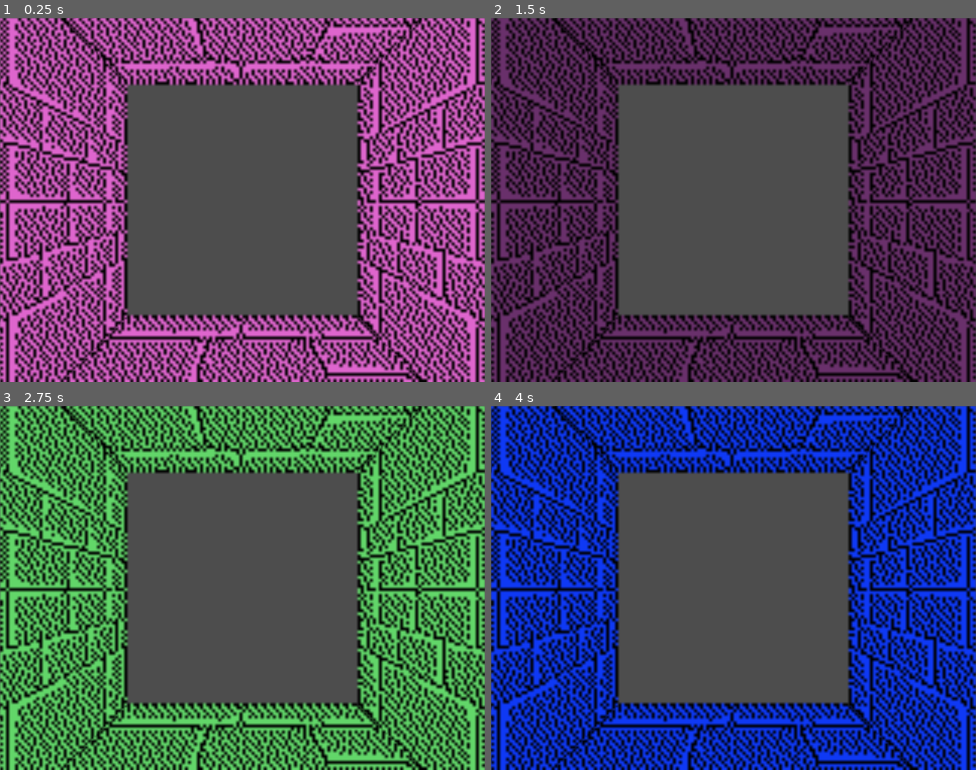
Above: before the commit, frames 1-4 (two rows, left to right).
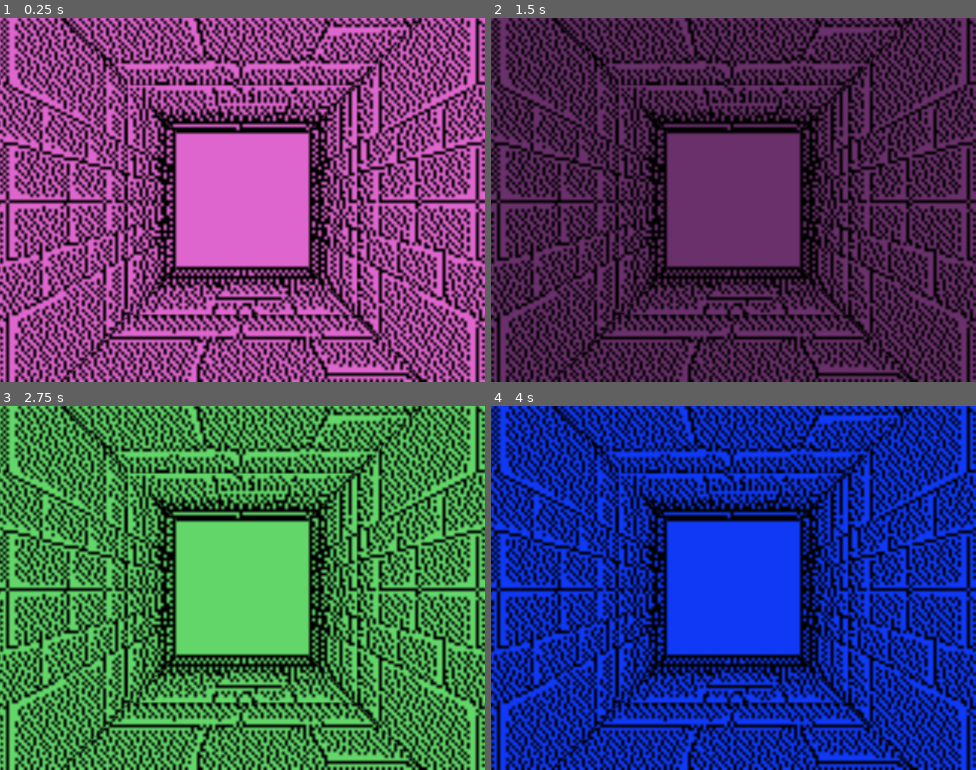
Above: after the commit, the same moments.

Repository: desecaw13/dungeon-crawler
Game: Godot game, scene res://main.tscn
Two runs of this game, one before a commit and one after it. Both use one fixed random seed, a clock stepped at 60 frames per second and the inputs below.
Inputs:
- Up to frame 1 (0.25 s): no input
- Up to frame 2 (1.5 s): tap Enter at 0.5 s; hold Right (Right) 0.53-1.28 s; tap Space at 1.25 s; hold Down (Back) from 1.28 s (still down)
- Up to frame 3 (2.75 s): tap Enter at 2 s; release Down (Back) at 2.03 s; hold Right (Right) from 2.03 s (still down)
- Up to frame 4 (4 s): tap Space at 2.75 s; release Right (Right) at 2.78 s; hold Up (Forwards) 2.78-3.53 s; tap Enter at 3.5 s; hold Left (Left) from 3.53 s (still down)

The runs differ from the first frame. In frame 1, 31% of the frame differs, in the area x 0-100%, y 0-100%; in frame 2, 30%; in frame 3, 31%; in frame 4, 31%.

Commit message:
add new texture and made special rooms

Diff:
--- /dev/null
+++ b/atlases/ceilings/ceiling_4.tres
@@ -0,0 +1,7 @@
+[gd_resource type="AtlasTexture" load_steps=2 format=3 uid="uid://df4yjs4t6lski"]
+
+[ext_resource type="Texture2D" uid="uid://dpnbl2rm7t7xq" path="res://images/dithered_ceiling.png" id="1_lr6mw"]
+
+[resource]
+atlas = ExtResource("1_lr6mw")
+region = Rect2(0, 120, 160, 120)
--- a/atlases/ceilings/ceiling_5.tres
+++ b/atlases/ceilings/ceiling_5.tres
@@ -1,7 +1,7 @@
-[gd_resource type="AtlasTexture" load_steps=2 format=3 uid="uid://df4yjs4t6lski"]
+[gd_resource type="AtlasTexture" load_steps=2 format=3 uid="uid://cwsh8165vquo2"]
 
-[ext_resource type="Texture2D" uid="uid://dpnbl2rm7t7xq" path="res://images/dithered_ceiling.png" id="1_lr6mw"]
+[ext_resource type="Texture2D" uid="uid://dpnbl2rm7t7xq" path="res://images/dithered_ceiling.png" id="1_jgggd"]
 
 [resource]
-atlas = ExtResource("1_lr6mw")
-region = Rect2(0, 120, 160, 120)
+atlas = ExtResource("1_jgggd")
+region = Rect2(160, 120, 160, 120)
--- a/atlases/ceilings/ceiling_6.tres
+++ b/atlases/ceilings/ceiling_6.tres
@@ -1,7 +1,7 @@
-[gd_resource type="AtlasTexture" load_steps=2 format=3 uid="uid://cwsh8165vquo2"]
+[gd_resource type="AtlasTexture" load_steps=2 format=3 uid="uid://dnths4eqauo1r"]
 
-[ext_resource type="Texture2D" uid="uid://dpnbl2rm7t7xq" path="res://images/dithered_ceiling.png" id="1_jgggd"]
+[ext_resource type="Texture2D" uid="uid://dpnbl2rm7t7xq" path="res://images/dithered_ceiling.png" id="1_iv3cg"]
 
 [resource]
-atlas = ExtResource("1_jgggd")
-region = Rect2(160, 120, 160, 120)
+atlas = ExtResource("1_iv3cg")
+region = Rect2(320, 120, 160, 120)
--- a/atlases/ceilings/ceiling_7.tres
+++ b/atlases/ceilings/ceiling_7.tres
@@ -1,7 +1,7 @@
-[gd_resource type="AtlasTexture" load_steps=2 format=3 uid="uid://dnths4eqauo1r"]
+[gd_resource type="AtlasTexture" load_steps=2 format=3 uid="uid://dwd5t54bbye0o"]
 
-[ext_resource type="Texture2D" uid="uid://dpnbl2rm7t7xq" path="res://images/dithered_ceiling.png" id="1_iv3cg"]
+[ext_resource type="Texture2D" uid="uid://dpnbl2rm7t7xq" path="res://images/dithered_ceiling.png" id="1_74a7q"]
 
 [resource]
-atlas = ExtResource("1_iv3cg")
-region = Rect2(320, 120, 160, 120)
+atlas = ExtResource("1_74a7q")
+region = Rect2(480, 120, 160, 120)
--- a/atlases/ceilings/ceiling_8.tres
+++ /dev/null
@@ -1,7 +0,0 @@
-[gd_resource type="AtlasTexture" load_steps=2 format=3 uid="uid://dwd5t54bbye0o"]
-
-[ext_resource type="Texture2D" uid="uid://dpnbl2rm7t7xq" path="res://images/dithered_ceiling.png" id="1_74a7q"]
-
-[resource]
-atlas = ExtResource("1_74a7q")
-region = Rect2(480, 120, 160, 120)
--- /dev/null
+++ b/atlases/chest_0.tres
@@ -0,0 +1,7 @@
+[gd_resource type="AtlasTexture" load_steps=2 format=3 uid="uid://drh6ta7ld0whw"]
+
+[ext_resource type="Texture2D" uid="uid://b0ho6i75bmhjm" path="res://images/monochrome_chest.png" id="1_bj3jd"]
+
+[resource]
+atlas = ExtResource("1_bj3jd")
+region = Rect2(160, 120, 160, 120)
--- /dev/null
+++ b/atlases/locked_0.tres
@@ -0,0 +1,3 @@
+[gd_resource type="AtlasTexture" format=3 uid="uid://uk0rqb3adtnm"]
+
+[resource]
--- /dev/null
+++ b/atlases/walls/wall_4.tres
@@ -0,0 +1,7 @@
+[gd_resource type="AtlasTexture" load_steps=2 format=3 uid="uid://c53fpvttj7q8l"]
+
+[ext_resource type="Texture2D" uid="uid://cdq57bu2pse3o" path="res://images/dithered_wall.png" id="1_cn3uo"]
+
+[resource]
+atlas = ExtResource("1_cn3uo")
+region = Rect2(0, 120, 160, 120)
--- a/atlases/walls/wall_5.tres
+++ b/atlases/walls/wall_5.tres
@@ -1,7 +1,7 @@
-[gd_resource type="AtlasTexture" load_steps=2 format=3 uid="uid://c53fpvttj7q8l"]
+[gd_resource type="AtlasTexture" load_steps=2 format=3 uid="uid://bgxg7dxkdgwcm"]
 
-[ext_resource type="Texture2D" uid="uid://cdq57bu2pse3o" path="res://images/dithered_wall.png" id="1_cn3uo"]
+[ext_resource type="Texture2D" uid="uid://cdq57bu2pse3o" path="res://images/dithered_wall.png" id="1_qil7u"]
 
 [resource]
-atlas = ExtResource("1_cn3uo")
-region = Rect2(0, 120, 160, 120)
+atlas = ExtResource("1_qil7u")
+region = Rect2(160, 120, 160, 120)
--- a/atlases/walls/wall_6.tres
+++ b/atlases/walls/wall_6.tres
@@ -1,7 +1,7 @@
-[gd_resource type="AtlasTexture" load_steps=2 format=3 uid="uid://bgxg7dxkdgwcm"]
+[gd_resource type="AtlasTexture" load_steps=2 format=3 uid="uid://di665w8y0t0rx"]
 
-[ext_resource type="Texture2D" uid="uid://cdq57bu2pse3o" path="res://images/dithered_wall.png" id="1_qil7u"]
+[ext_resource type="Texture2D" uid="uid://cdq57bu2pse3o" path="res://images/dithered_wall.png" id="1_0jq7t"]
 
 [resource]
-atlas = ExtResource("1_qil7u")
-region = Rect2(160, 120, 160, 120)
+atlas = ExtResource("1_0jq7t")
+region = Rect2(320, 120, 160, 120)
--- a/atlases/walls/wall_7.tres
+++ b/atlases/walls/wall_7.tres
@@ -1,7 +1,7 @@
-[gd_resource type="AtlasTexture" load_steps=2 format=3 uid="uid://di665w8y0t0rx"]
+[gd_resource type="AtlasTexture" load_steps=2 format=3 uid="uid://cc1vogpsthd3n"]
 
-[ext_resource type="Texture2D" uid="uid://cdq57bu2pse3o" path="res://images/dithered_wall.png" id="1_0jq7t"]
+[ext_resource type="Texture2D" uid="uid://cdq57bu2pse3o" path="res://images/dithered_wall.png" id="1_dj7ht"]
 
 [resource]
-atlas = ExtResource("1_0jq7t")
-region = Rect2(320, 120, 160, 120)
+atlas = ExtResource("1_dj7ht")
+region = Rect2(480, 120, 160, 120)
--- a/atlases/walls/wall_8.tres
+++ /dev/null
@@ -1,7 +0,0 @@
-[gd_resource type="AtlasTexture" load_steps=2 format=3 uid="uid://cc1vogpsthd3n"]
-
-[ext_resource type="Texture2D" uid="uid://cdq57bu2pse3o" path="res://images/dithered_wall.png" id="1_dj7ht"]
-
-[resource]
-atlas = ExtResource("1_dj7ht")
-region = Rect2(480, 120, 160, 120)
--- a/main.gd
+++ b/main.gd
@@ -25,13 +25,13 @@
 func create_map(width: int, height: int) -> Array:
 	var _map := []
 
-	var locations = {}
+	var locations := {}
 	var amount: int = 20#(x_limit * y_limit) / 5
 
 	while locations.size() < amount:
 		locations[Vector2i(randi_range(0, x_limit - 1), randi_range(0, y_limit - 1))] = 1
 
-	locations = locations.keys()
+	var key_locations := locations.keys()
 
 	for x in range(width):
 		var col := []
@@ -41,10 +41,12 @@
 			var room: Room = room_pks.instantiate()
 			var loc := Vector2i(x,y)
 
-			if loc in locations:
-				room.is_special = true
+			if loc == Vector2i(x_limit / 2, y_limit / 2):
+				room.type = Room.Type.EXIT
+			elif loc in key_locations:
+				room.type = Room.Type.KEY
 			else:
-				room.is_special = false
+				room.type = Room.Type.NORMAL
 
 			col.append(room)
 
@@ -66,6 +68,7 @@
 
 func _process(_delta: float) -> void:
 	move()
+	#print(map[pos.x][pos.y].is_special)
 	#print(map[pos.x][pos.y].directions)
 	#print(pos)
 
--- a/room.gd
+++ b/room.gd
@@ -1,13 +1,19 @@
 class_name Room
 extends Node2D
 
+enum Type { NORMAL, KEY, EXIT }
+
 var directions: Dictionary
-var is_special: bool
+var type: Type
 
-@onready var bg := $Background
-@onready var fg := $Foreground
-@onready var cf := $Ceiling
+@onready var endGround := $EndGround
+@onready var backGround := $BackGround
+@onready var backCeiling := $BackCeiling
+@onready var foreGround := $ForeGround
+@onready var foreCeiling := $ForeCeiling
 
+@onready var chest_tres: AtlasTexture = preload("res://atlases/chest_0.tres")
+@onready var locked_tres: AtlasTexture = preload("res://atlases/locked_0.tres")
 
 func _init() -> void:
 	directions = {
@@ -20,6 +26,14 @@
 
 func _ready() -> void:
 	var color := Color(randf(), randf(), randf())
-	bg.modulate = color
-	fg.modulate = color
-	cf.modulate = color
+	endGround.modulate = color
+	backGround.modulate = color
+	backCeiling.modulate = color
+	foreGround.modulate = color
+	foreCeiling.modulate = color
+
+	match type:
+		Type.KEY:
+			backCeiling.set_texture(chest_tres)
+		Type.EXIT:
+			backCeiling.set_texture(locked_tres)
--- a/room.tscn
+++ b/room.tscn
@@ -1,22 +1,36 @@
-[gd_scene load_steps=4 format=3 uid="uid://b3jvsbda8nfh2"]
+[gd_scene load_steps=7 format=3 uid="uid://ddcejgh77dwq1"]
 
 [ext_resource type="Script" path="res://room.gd" id="1_ro8kt"]
-[ext_resource type="Texture2D" uid="uid://di665w8y0t0rx" path="res://atlases/walls/wall_7.tres" id="2_h3yb4"]
-[ext_resource type="Texture2D" uid="uid://dwd5t54bbye0o" path="res://atlases/ceilings/ceiling_8.tres" id="3_kotg0"]
+[ext_resource type="Texture2D" uid="uid://bbd70jspqjxao" path="res://images/blank.png" id="2_0hemv"]
+[ext_resource type="Texture2D" uid="uid://c53fpvttj7q8l" path="res://atlases/walls/wall_4.tres" id="2_srgg3"]
+[ext_resource type="Texture2D" uid="uid://di665w8y0t0rx" path="res://atlases/walls/wall_6.tres" id="2_xypr0"]
+[ext_resource type="Texture2D" uid="uid://dwd5t54bbye0o" path="res://atlases/ceilings/ceiling_7.tres" id="3_ed4e2"]
+[ext_resource type="Texture2D" uid="uid://cwsh8165vquo2" path="res://atlases/ceilings/ceiling_5.tres" id="3_fow7i"]
 
 [node name="Room" type="Node2D"]
 script = ExtResource("1_ro8kt")
 
-[node name="Background" type="Sprite2D" parent="."]
+[node name="EndGround" type="Sprite2D" parent="."]
 position = Vector2(640, 480)
 scale = Vector2(8, 8)
+texture = ExtResource("2_0hemv")
 
-[node name="Foreground" type="Sprite2D" parent="."]
+[node name="BackGround" type="Sprite2D" parent="."]
 position = Vector2(640, 480)
 scale = Vector2(8, 8)
-texture = ExtResource("2_h3yb4")
+texture = ExtResource("2_srgg3")
 
-[node name="Ceiling" type="Sprite2D" parent="."]
+[node name="BackCeiling" type="Sprite2D" parent="."]
 position = Vector2(640, 480)
 scale = Vector2(8, 8)
-texture = ExtResource("3_kotg0")
+texture = ExtResource("3_fow7i")
+
+[node name="ForeGround" type="Sprite2D" parent="."]
+position = Vector2(640, 480)
+scale = Vector2(8, 8)
+texture = ExtResource("2_xypr0")
+
+[node name="ForeCeiling" type="Sprite2D" parent="."]
+position = Vector2(640, 480)
+scale = Vector2(8, 8)
+texture = ExtResource("3_ed4e2")
Binary file added: images/blank.png
Not shown, changed: images/blank.png.import
Binary file removed: images/dithered_door.png
